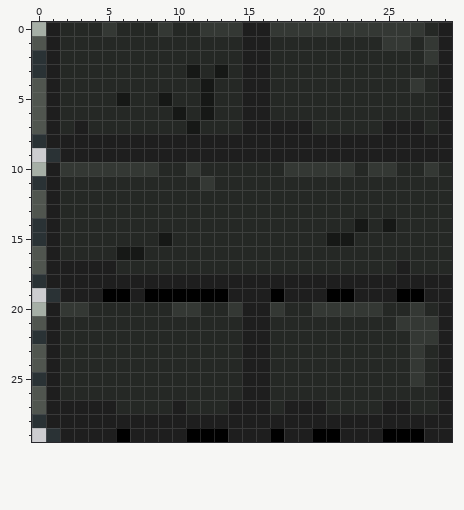
Pixel-art sprite -- src/main/resources/assets/main/tiles/aztec_bgt/5.png. Above is the file before it was changed.
The file is 30x30 pixels. Colours within 5 levels of each other are drawn and written as one.
New version:
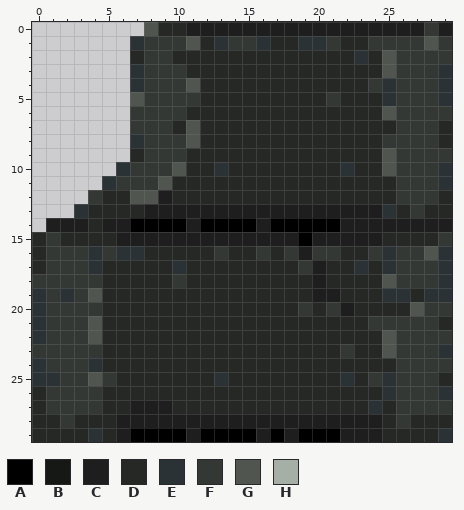
Palette (. is transparent): A #000000  B #161816  C #1e1e1e  D #252825  E #2a3235  F #343834  G #50554f  H #a6afa6
The edit:
Changed rows in their new state; - is an unchanged pixel.
first column x 0:
 0 ........GD-CCCC--CCCCCCCCCCCF-
 1 .......EFFFG-EFFE--EEF--F--FGF
 2 .......-FF-----DD------E-GFF-F
 3 .......EFFFD-D-DD--------GFFFE
 4 .......EFFFGD--DD-------FEF-FE
 5 .......GFFFFD--DD----F---EFFFE
 6 .......FFFF-D--DD--------GFFFF
 7 .......FFF-G---DDDDD-----DFFFD
 8 .......EFFFGDDDDDDDDDDDDDFFFFD
 9 -......DFFFDDDDDDDDDDDDDDGFFFF
10 ......E--FGD-E----DDDDE-DGFF-E
11 .....EFFFG--D-------------FFFE
12 ....F--GGC----------------FFF-
13 ...E----CCCCCCCCCCCCCCCCCE-F--
14 .-CC-CCAAAACAAAACAAAAACCCCCCCC
15 DF----CCCCCCCCCCCCCACCCCC----F
16 DFFFEFEE-----F--F-FCFF--FEFFGE
17 DFFFED----E--------FC--E-EFFFE
18 FFFFFDDDDDFDDDDDDDDD-DDDDGFFFE
19 EFEFGDDDDDDDDDDDDDDD-CDDDEEDEE
20 EF--F-----DD--DDDD-FD-CDD--GFF
21 EFFFG----------DD-------FF---D
22 -FFFG----------DD--------GF--F
23 FFFFF----------DD-----F--GF-FE
24 EFFFE----------DD---------F-FF
25 -EFFGF-------E-DD-----E-FEF-FD
26 DFFFF----------DD--------EFFFE
27 DFFFFD-CCCD---DDD-DDD---EDFFFF
28 DDFDDD-------------------DFDDD
29 DDDDEDCAAAAC--AA---A-----DDDDE
Pixel boxes of the changes (left, top, right, bottom) in both pictures:
changed: (32, 22, 452, 442)
